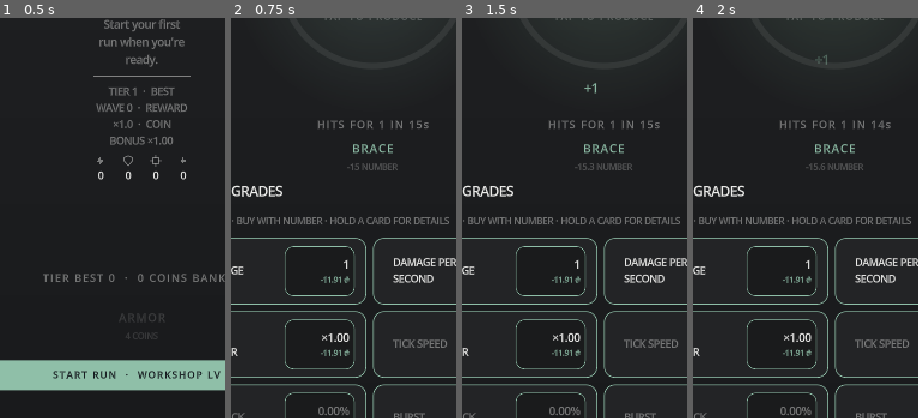
Above: before the commit, frames 1-4 (left to right).
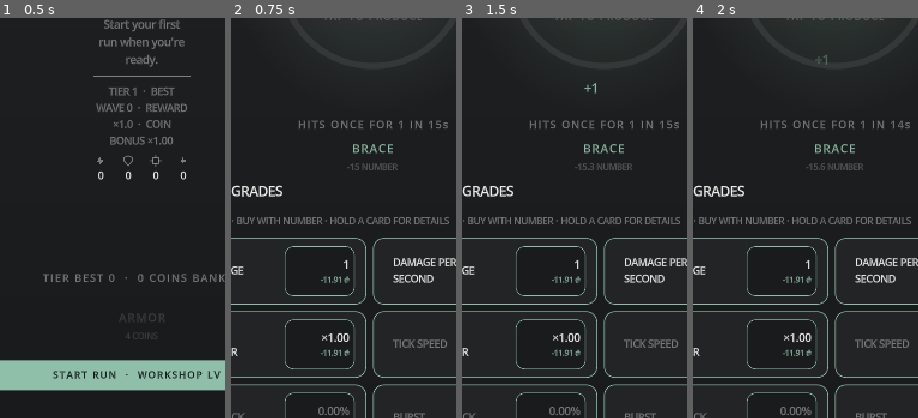
Above: after the commit, the same moments.

Repository: paulhardie/NumberGOup
Game: Godot game, scene res://scenes/main.tscn
Two runs of this game, one before a commit and one after it. Both use one fixed random seed, a clock stepped at 60 frames per second and the inputs below.
Inputs (mouse positions are % of the whole screen's width and height, from its top left):
- Up to frame 1 (0.5 s): no input
- Up to frame 2 (0.75 s): click "START RUN · WORKSHOP LV 0" at 0.5 s
- Up to frame 3 (1.5 s): click (50, 50) at 1.25 s
- Up to frame 4 (2 s): no input
The pictures show only the part of the screen within x 18-68%, y 38-88%; the shares and areas given below are measured in that part.

Frame 1 is identical in both runs. In frame 2, 0.6% of the frame differs, in the area x 30-97%, y 25-28%; in frame 3, 0.6%; in frame 4, 0.6%.

Commit message:
Fix review findings on D037: passed checkpoints, partial Coins, stale docs
From the independent review of the D037 change:
- A checkpoint on a missed ordinary wave (25, 75, 125) paid on the next
  reload but not during the run. Beating a wave now pays every checkpoint
  the record has passed, the same rule as the load-time catch-up.
- The cleared share used logarithms, so 20 left of 100 could floor to one
  Coin short. It is now a plain ratio.
- The hit toast and countdown say whether a wave passes or a boss stays.
- Balance targets 1, 2, 5 and 10 carry their D037 measurements; target 2
  (Coins per minute) fails by design and needs a decision. Stale D012 lines
  in TOWER_SCALING_FOUNDATION, the simulator and career model are marked.
- New tests: a missed wave driven through the 15 s clock, an exact 0.8
  share, and a missed checkpoint paid once a later wave is beaten.

Co-Authored-By: Claude Opus 5.5 <noreply@anthropic.com>

Diff:
--- a/src/game_state.gd
+++ b/src/game_state.gd
@@ -357,11 +357,11 @@
 
 ## An ordinary wave that outlasts its timer moves on (D037). It pays Coins for
 ## the share of it that was cleared, floored like Coin Bonus so a one-Coin
-## warm-up wave pays only when beaten. It was not beaten, so it sets no record,
-## claims no checkpoint and pays no Gems.
+## warm-up wave pays only when beaten. It was not beaten, so it sets no record
+## and pays no Gems; its checkpoint pays when a later wave is beaten.
 func _pass_missed_wave() -> void:
 	var share := get_wave_cleared_share()
-	var coin_gain := floori(float(active_encounter.reward) * share * (1.0 + _effect_sum("coin_bonus")))
+	var coin_gain := floori(float(active_encounter.reward) * share * (1.0 + _effect_sum("coin_bonus")) + 0.000001)
 	coins += coin_gain
 	run_coins_earned += coin_gain
 	wave += 1
@@ -373,7 +373,12 @@
 		return 1.0
 	if active_encounter.remaining_liability.compare_to(active_encounter.max_liability) >= 0:
 		return 0.0
-	return clampf(1.0 - pow(10.0, active_encounter.remaining_liability.log10() - active_encounter.max_liability.log10()), 0.0, 1.0)
+	# A plain ratio of mantissas, not logarithms, so 20 left of 100 is exactly
+	# 0.8 and a floored Coin count never comes out one short.
+	var remaining: ScientificNumber = active_encounter.remaining_liability
+	var full: ScientificNumber = active_encounter.max_liability
+	var left := remaining.mantissa / full.mantissa * pow(10.0, remaining.exponent - full.exponent)
+	return clampf(1.0 - left, 0.0, 1.0)
 
 ## Once per run, a hit that would end the run leaves a share of the run's peak
 ## Number instead. The share is the rank's own value, so an early rank buys a
@@ -402,11 +407,17 @@
 	# Gems (D030): every boss wave pays a little, every run, and each tier's
 	# checkpoints pay a lot, once per tier record.
 	var gem_gain := balance_profile.wave_gems(completed_wave)
-	if balance_profile.is_milestone_wave(completed_wave) and not claimed.has(completed_wave):
-		claimed.append(completed_wave)
-		record.milestones_claimed = claimed
-		coin_gain += balance_profile.milestone_bonus(selected_tier, completed_wave)
-		gem_gain += balance_profile.milestone_gems(selected_tier, completed_wave)
+	# Every checkpoint the record has now passed pays, not only this wave's:
+	# a missed ordinary checkpoint (D037) pays once a later wave is beaten, the
+	# same rule the load-time catch-up applies, so a run and a reload agree.
+	for checkpoint in balance_profile.MILESTONE_WAVES:
+		if checkpoint > completed_wave or claimed.has(checkpoint):
+			continue
+		claimed.append(checkpoint)
+		coin_gain += balance_profile.milestone_bonus(selected_tier, checkpoint)
+		gem_gain += balance_profile.milestone_gems(selected_tier, checkpoint)
+	claimed.sort()
+	record.milestones_claimed = claimed
 	gems += gem_gain
 	run_gems_earned += gem_gain
 	if completed_wave == TIER_UNLOCK_WAVE:
--- a/src/main.gd
+++ b/src/main.gd
@@ -280,7 +280,8 @@
 				_pulse_ring_hit(1.008)
 			else:
 				_spawn_floating_text("-" + _stat_number(event.amount) + " NUMBER", hit_colour, _stage_float_point())
-				_show_toast(("BOSS HIT" if boss_hit else "HIT") + " · -" + _stat_number(event.amount) + " NUMBER · " + state.number.format_value() + " LEFT", hit_colour)
+				# D037: an ordinary wave hits once and passes; a boss stays and hits again.
+				_show_toast(("BOSS HIT · HITS AGAIN IN " + str(int(GameState.WAVE_INTERVAL_SECONDS)) + "s" if boss_hit else "WAVE PASSED") + " · -" + _stat_number(event.amount) + " NUMBER · " + state.number.format_value() + " LEFT", hit_colour)
 				_snap_number_display()
 				_flash_number(hit_colour, 0.5 if boss_hit else 0.35)
 				_pulse_stage_impact(hit_colour)
@@ -2274,7 +2275,7 @@
 		encounter_label.text = "BEATEN"
 		return
 	var seconds_left := maxi(0, ceili(GameState.WAVE_INTERVAL_SECONDS - state.wave_accumulator))
-	encounter_label.text = "HITS FOR " + state.get_effective_collection().format_value() + " IN " + str(seconds_left) + "s"
+	encounter_label.text = ("BOSS HITS FOR " if encounter.is_boss else "HITS ONCE FOR ") + state.get_effective_collection().format_value() + " IN " + str(seconds_left) + "s"
 
 func _set_action_enabled(button: Button, enabled: bool) -> void:
 	var verb: Label = button.get_meta("verb_label")
--- a/src/run_summary.gd
+++ b/src/run_summary.gd
@@ -14,7 +14,7 @@
 var final_hit: ScientificNumber = ScientificNumber.new()
 var lost_to_boss: bool = false
 ## The two gaps under "Lost to" (D022, step 6): how far short Attack fell
-## against the wave's HP — the HP it left when the timer ran out, before Recoil
+## against the wave's HP — the HP it left when the timer ran out, before Thorns
 ## returned any of the hit — and how far short Defense fell against the killing
 ## hit, the hit minus the Number held before it. Both zero on a retreat, which
 ## was lost to nothing.
--- a/tests/economy_tests.gd
+++ b/tests/economy_tests.gd
@@ -29,6 +29,7 @@
 	_test_repeated_taps_count_once()
 	_test_missed_waves_move_on_and_bosses_stay()
 	_test_beaten_wave_gives_way_after_the_minimum_beat()
+	_test_missed_checkpoint_pays_when_passed()
 	_test_mid_wave_save_resumes_identically()
 	_test_collection_is_absolute()
 	_test_boss_axes_and_rewards()
@@ -937,6 +938,29 @@
 	_advance_seconds(boss, boss.balance_profile.MIN_WAVE_SECONDS)
 	_expect(boss.wave == 31 and boss.get_tier_best(2) == 30, "beating the boss should advance and count")
 
+func _test_missed_checkpoint_pays_when_passed() -> void:
+	# D037 with D030: wave 25 is an ordinary checkpoint. Missing it claims
+	# nothing; beating a later wave pays it in the run, as a reload would.
+	var state := GameState.new()
+	state.tier_records["1"] = {"highest_wave": 24, "best_time": 0.0, "milestones_claimed": [10, 20]}
+	state.start_run(1, 29)
+	state.wave = 25
+	state.active_encounter = state._make_encounter(25)
+	state.number = ScientificNumber.from_float(1e9)
+	var coins_before := state.coins
+	var gems_before := state.gems
+	state._resolve_wave_boundary()
+	_expect(state.wave == 26 and not state.get_tier_record(1).milestones_claimed.has(25), "a missed checkpoint wave should claim nothing")
+	state._add_number(state.active_encounter.remaining_liability)
+	_advance_seconds(state, state.balance_profile.MIN_WAVE_SECONDS)
+	var bonus: int = state.balance_profile.milestone_bonus(1, 25)
+	_expect(state.get_tier_record(1).milestones_claimed.has(25), "beating a later wave should claim the passed checkpoint")
+	_expect(state.coins - coins_before >= bonus and state.gems - gems_before == state.balance_profile.milestone_gems(1, 25), "the passed checkpoint should pay its Coin bonus and Gems once")
+	var paid_coins := state.coins
+	var paid_gems := state.gems
+	state._catch_up_passed_milestones()
+	_expect(state.coins == paid_coins and state.gems == paid_gems, "a reload catch-up should find nothing left to pay")
+
 func _test_beaten_wave_gives_way_after_the_minimum_beat() -> void:
 	# D037: a beaten wave no longer waits out its timer. It stays on screen for
 	# the minimum beat so the clear registers, then the next wave arrives.
@@ -950,7 +974,33 @@
 	_expect(state.wave == 2 and state.coins == 1, "the next wave should arrive once the beat has passed, paying the cleared wave")
 	_expect(state.wave_accumulator < state.balance_profile.MIN_WAVE_SECONDS, "the new wave's timer should start fresh")
 	_expect(state.balance_profile.MIN_WAVE_SECONDS < GameState.WAVE_INTERVAL_SECONDS, "the minimum beat should be shorter than the timer")
-	_expect(events.size() >= 0, "advance should report its events")
+	var cleared_event := false
+	for event in events:
+		cleared_event = cleared_event or event.type == "wave_clear"
+	_expect(not cleared_event, "no clear should be reported before the beat")
+
+	# Driven through the clock: an ordinary wave left standing hits once at 15
+	# seconds and moves on, with its partial Coins, exactly like the boundary.
+	var clocked := GameState.new()
+	clocked.tier_records["1"].highest_wave = GameState.TIER_UNLOCK_WAVE
+	clocked.start_run(2, 27)
+	clocked.wave = 31
+	clocked.active_encounter = clocked._make_encounter(31)
+	clocked.number = ScientificNumber.from_float(1e9)
+	var hp: ScientificNumber = clocked.active_encounter.max_liability.copy()
+	clocked.active_encounter.remaining_liability = hp.multiply_scalar(0.2)
+	var reward: int = clocked.active_encounter.reward
+	_advance_seconds(clocked, GameState.WAVE_INTERVAL_SECONDS - 0.5)
+	_expect(clocked.wave == 31, "a standing wave should not move on before its timer")
+	_advance_seconds(clocked, 0.5)
+	_expect(clocked.wave == 32 and clocked.coins == floori(float(reward) * 0.8 + 0.000001), "at 15 seconds a standing ordinary wave should hit, pay its share and move on")
+
+	# 20 left of 100 is exactly 0.8 cleared: the share must not round down a Coin.
+	var exact := GameState.new()
+	exact.start_run(1, 28)
+	exact.active_encounter.max_liability = ScientificNumber.from_float(100)
+	exact.active_encounter.remaining_liability = ScientificNumber.from_float(20)
+	_expect(floori(10.0 * exact.get_wave_cleared_share() + 0.000001) == 8, "a cleared share of exactly 0.8 should pay 8 of 10 Coins")
 
 func _test_mid_wave_save_resumes_identically() -> void:
 	var save_path := "res://.number_go_up_test_save.json"
--- a/tools/balance_simulator.gd
+++ b/tools/balance_simulator.gd
@@ -344,9 +344,9 @@
 	return bought
 
 ## The Reinvestor spends "the moment a wave starts resisting": while a wave is
-## cleared or still in warm-up the Number is left to bank, so the buffer grows
-## before the spend. Buying during banking time is what made the first policy
-## drain the buffer and die early.
+## cleared or still in warm-up it leaves the Number alone, so the buffer grows
+## before the spend. Buying on easy waves is what made the first policy drain
+## the buffer and die early.
 func _rig_can_spend(state: GameState) -> bool:
 	if state.active_encounter == null:
 		return false
@@ -354,7 +354,7 @@
 
 ## The Number the policy will not spend: the hits that are actually coming, with
 ## a one-hit margin. While a wave is cleared, that is the next wave's hit, so
-## banking time is spent down to a real reserve rather than to zero.
+## the Number is spent down to a real reserve rather than to zero.
 func _rig_reserve(state: GameState) -> ScientificNumber:
 	var hit := ScientificNumber.new()
 	if state.active_encounter != null and not state.active_encounter.is_cleared() and not state.active_encounter.max_liability.is_zero():
Not shown, changed: docs/DECISIONS.md
Not shown, changed: docs/GAME_INVARIANTS.md
Not shown, changed: docs/TOWER_SCALING_FOUNDATION.md
Not shown, changed: docs/WORKSHOP_DESIGN.md
Not shown, changed: tools/career_model.py
